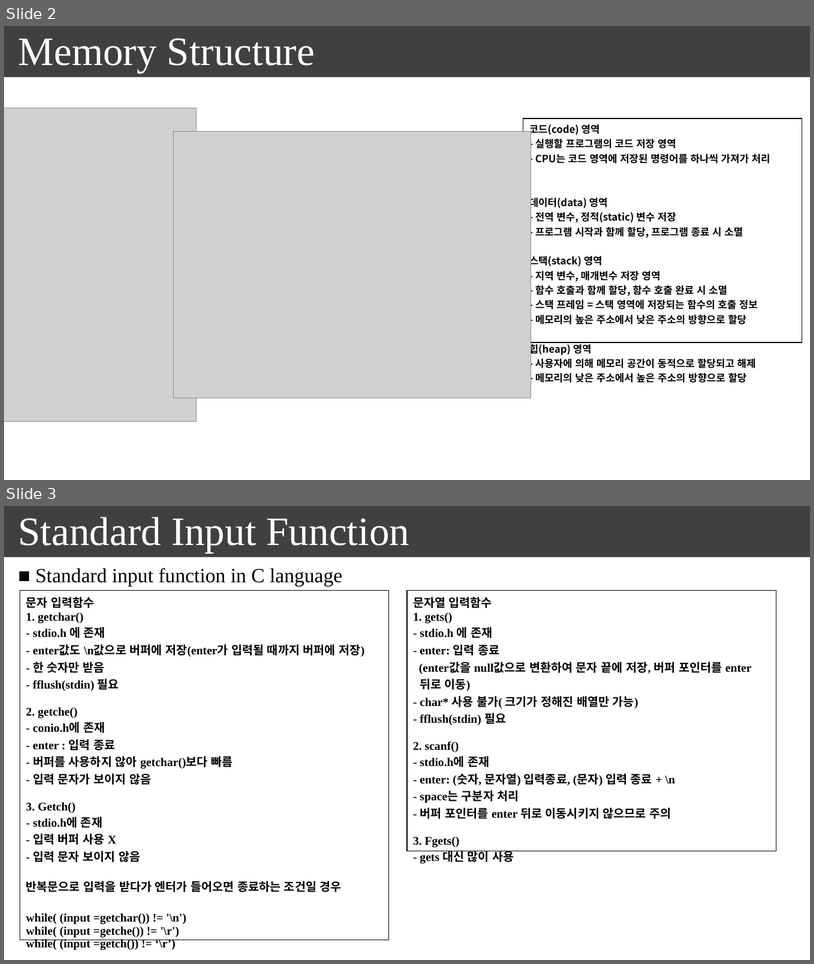
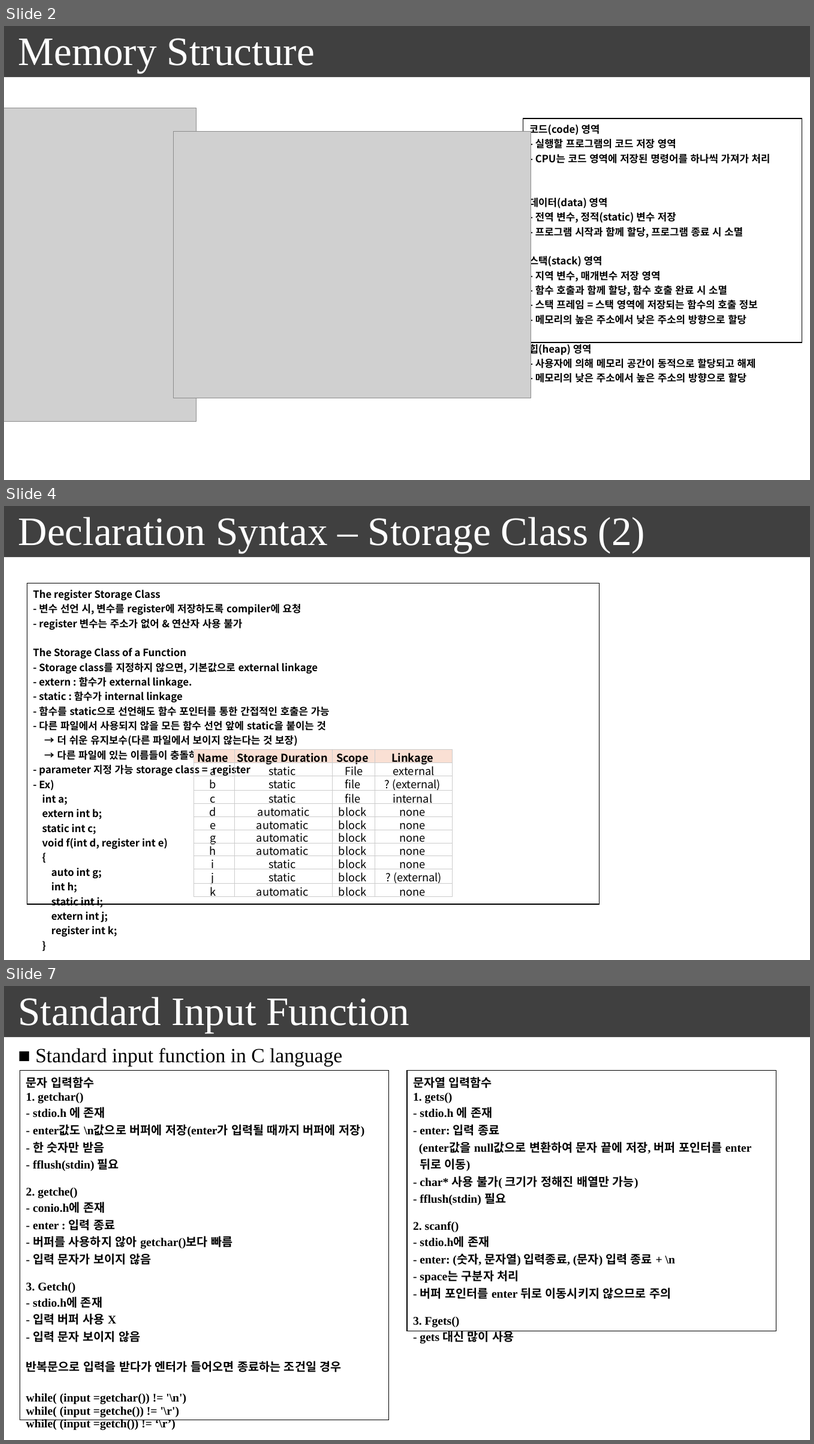
Before and after one commit to seonghokim/Study, a slide deck: everything in c.pptx. Shown one above the other, each under a label of ours: slides 2 and 3 before the commit, slides 2, 4 and 7 after it; the slides between them are not shown. The pictures are 814x964 and 814x1444 pixels, drawn with LibreOffice and Linux fonts; fonts in the diff are those of the drawing; grey boxes stand for pictures. Boxes give left, top, right and bottom in pixels: in the first picture for what was removed or moved away, otherwise in the second. Text is boxed around its words. In the diff, an @@ line names an element or a change of style, - is before the commit and + after.

```diff
--- a/everything in c.pptx
+++ b/everything in c.pptx
@@ slide 4 added at bbox=[4, 506, 810, 960], background #FFFFFF; not listed: 1 template element that a slide beside it also shows @@
@@ text added at bbox=[18, 517, 645, 553], 48 pt, text #FFFFFF @@
+Declaration Syntax – Storage Class (2)
@@ table added at bbox=[27, 583, 600, 939], 1 rows, 1 columns @@
+The register Storage Class / - 변수 선언 시, 변수를 register에 저장하도록 compiler에 요청 / - register 변수는 주소가 없어 & 연산자 사용 불가 / The Storage Class of a Function / - Storage class를 지정하지 않으면, 기본값으로 external linkage / - extern : 함수가 external linkage. / - static : 함수가 internal linkage / - 함수를 static으로 선언해도 함수 포인터를 통한 간접적인 호출은 가능 / - 다른 파일에서 사용되지 않을 모든 함수 선언 앞에 static을 붙이는 것 / → 더 쉬운 유지보수(다른 파일에서 보이지 않는다는 것 보장) / → 다른 파일에 있는 이름들이 충돌하는 상황(name space pollution) 감소 / - parameter 지정 가능 storage class = register / - Ex) / int a; / extern int b; / static int c; / void f(int d, register int e) / { auto int g; / int h; / static int i; / extern int j; / register int k; / }
@@ table added at bbox=[194, 750, 453, 899], 11 rows, 4 columns @@
+Name | Storage Duration | Scope | Linkage
+a | static | File | external
+b | static | file | ? (external)
+c | static | file | internal
+d | automatic | block | none
+e | automatic | block | none
+g | automatic | block | none
+h | automatic | block | none
+i | static | block | none
+j | static | block | ? (external)
+k | automatic | block | none
@@ what was slide 3 is now slide 7 @@
```
Also in this commit, not shown: 1 slide changed, 3 other slides added.
